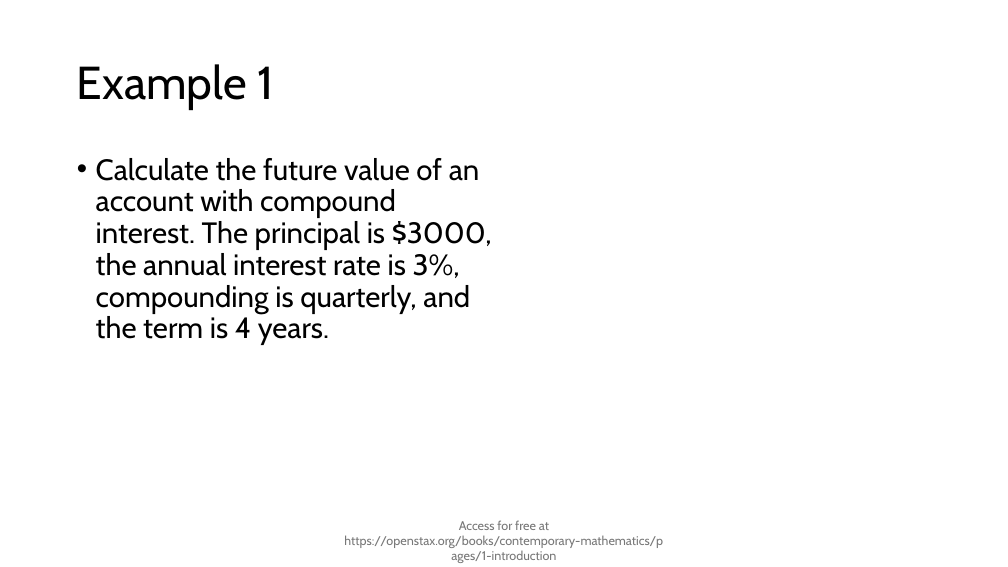
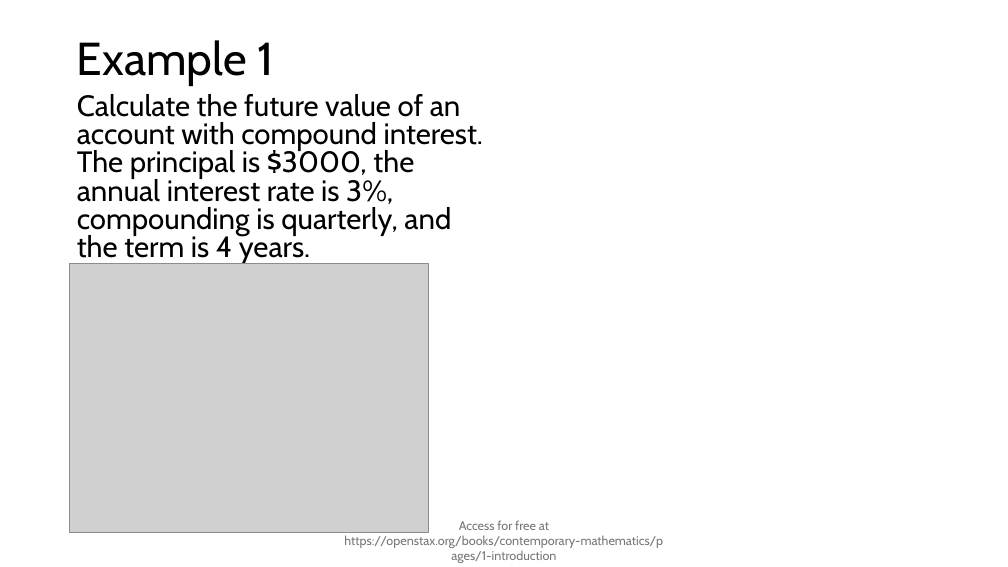
Before and after one commit to Prof-Sears/prof-sears.github.io, a slide deck: slide 3 of video_documents/Future Value with Compound Interest/Future Value with Compound Interest.pptx. Drawn at 1008x567 pixels with LibreOffice and Linux fonts; fonts in the diff are those of the drawing; grey boxes stand for pictures. Boxes give left, top, right and bottom in pixels: in the first picture for what was removed or moved away, otherwise in the second. Text is boxed around its words. In the diff, an @@ line names an element or a change of style, - is before the commit and + after.

Commit message:
finish compound interest work

```diff
--- a/video_documents/Future Value with Compound Interest/Future Value with Compound Interest.pptx
+++ b/video_documents/Future Value with Compound Interest/Future Value with Compound Interest.pptx
@@ title "Example 1": place and size @@
-title "Example 1" at <box>77,64,273,110</box>
+title "Example 1" at <box>77,40,273,86</box>
@@ text "Calculate the future value of ...": place and size @@
-text "Calculate the future value of ..." at <box>96,158,492,345</box>
+text "Calculate the future value of ..." at <box>77,94,483,264</box>
@@ text "Calculate the future value of ..." at <box>77,94,483,264</box>: bullet • to none; line spacing 0.9 to 0.8 @@
@@ picture added at <box>70,263,429,533</box> @@
```
Also in this commit, not shown: 10 other files.
